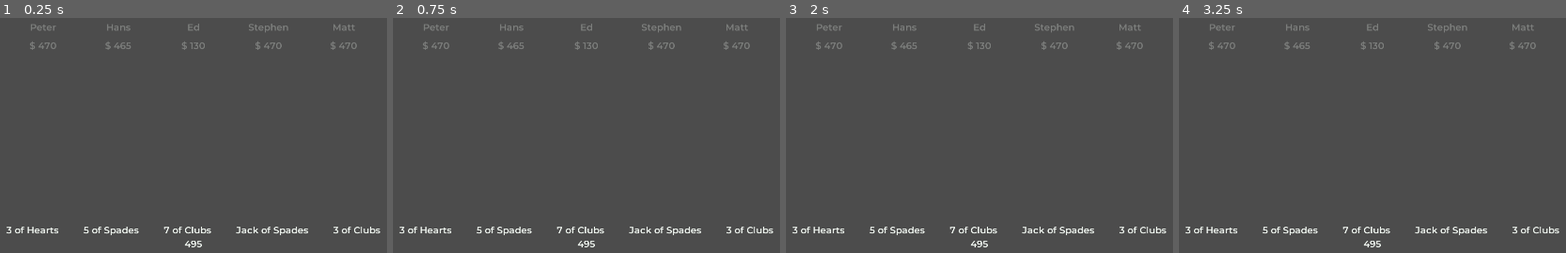
Above: before the commit, frames 1-4 (left to right).
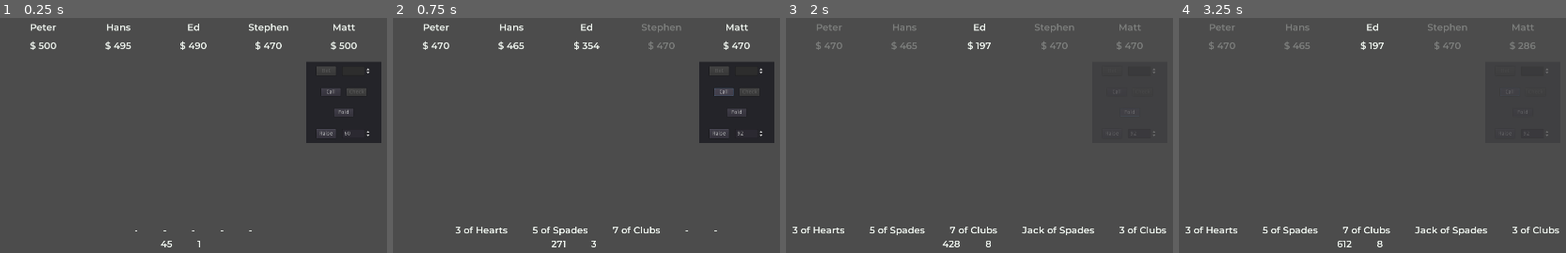
Above: after the commit, the same moments.

Repository: FanuelAnte/Fifty-Two
Game: Godot game, scene res://Scenes/Hold-em.tscn
Two runs of this game, one before a commit and one after it. Both use one fixed random seed, a clock stepped at 60 frames per second and the inputs below.
Inputs (mouse positions are in pixels of both pictures, inside the frame that each line leads up to):
- Up to frame 1 (0.25 s): no input
- Up to frame 2 (0.75 s): click (721, 93) at 0.5 s, where only the run after the commit has a clickable "Call"
- Up to frame 3 (2 s): click (1130, 112) at 1.25 s, where only the run after the commit has a clickable "Fold"
- Up to frame 4 (3.25 s): click (1504, 133) at 2 s, where only the run after the commit has a clickable "Raise"; click (1507, 93) at 2.75 s, where only the run after the commit has a clickable "Call"

The runs differ from the first frame. In frame 1, 8.1% of the frame differs, in the area x 1-99%, y 2-98%; in frame 2, 8.1%; in frame 3, 0.3%; in frame 4, 0.4%.

Commit message:
Old action model

Diff:
--- a/Scenes/Hold-em.gd
+++ b/Scenes/Hold-em.gd
@@ -28,22 +28,35 @@
 		initial_round_bets()
 	elif current_round == 1:
 		print("---------------")
+		print(current_round)
+		print("------")
 		first_round_bets()
 	elif current_round == 2:
 		flop()
 	elif current_round == 3:
 		print("---------------")
+		print(current_round)
+		print("------")
+		Globals.current_bet_amount = 0
 		standard_round_bets()
 	elif current_round == 4:
 		turn_or_river(3)
 	elif current_round == 5:
 		print("---------------")
+		print(current_round)
+		print("------")
+		Globals.current_bet_amount = 0
 		standard_round_bets()
 	elif current_round == 6:
 		turn_or_river(4)
 	elif current_round == 7:
 		print("---------------")
+		print(current_round)
+		print("------")
+		Globals.current_bet_amount = 0
 		standard_round_bets()
+	elif current_round == 8:
+		pass
 
 func initial_round_bets():
 	check_players_status()
@@ -57,13 +70,24 @@
 		player.blind_bet()
 
 func first_round_bets():
-#	Globals.previous_action = "Bet"
+	Globals.previous_action = "Bet"
+
 	check_players_status()
+	Globals.active_player_count = active_player_count
+
+	var action_indexes = []
+
 	for player_index in range(blind_indexes[2], active_player_count):
-		player_list.get_child(player_index).act(current_round)
+		action_indexes.append(player_list.get_child(player_index).get_index())
 
 	for player_index in range(0, blind_indexes[2]):
-		player_list.get_child(player_index).act(current_round)
+		action_indexes.append(player_list.get_child(player_index).get_index())
+
+	for action_index in action_indexes:
+		var current_player = player_list.get_child(action_index)
+		current_player.act(current_round)
+		if current_player.is_player and current_player.is_active:
+			yield(current_player, "just_acted")
 
 	current_round += 1
 	check_round()
@@ -75,12 +99,24 @@
 	check_round()
 
 func standard_round_bets():
+	Globals.previous_action = "-"
+
 	check_players_status()
-	for player_index in range(blind_indexes[1], player_list.get_child_count()):
-		player_list.get_child(player_index).act(current_round)
+	Globals.active_player_count = active_player_count
 
-	for player_index in range(0, blind_indexes[1]):
-		player_list.get_child(player_index).act(current_round)
+	var action_indexes = []
+
+	for player_index in range(blind_indexes[0], player_list.get_child_count()):
+		action_indexes.append(player_list.get_child(player_index).get_index())
+
+	for player_index in range(0, blind_indexes[0]):
+		action_indexes.append(player_list.get_child(player_index).get_index())
+
+	for action_index in action_indexes:
+		var current_player = player_list.get_child(action_index)
+		current_player.act(current_round)
+		if current_player.is_player and current_player.is_active:
+			yield(current_player, "just_acted")
 
 	current_round += 1
 	check_round()
@@ -104,10 +140,11 @@
 
 #This needs to be called at the start of every hand.
 func check_players_status():
-	active_player_count = 0
+	var active_player_count_t = 0
 	for player in player_list.get_children():
 		if player.is_active:
-			active_player_count += 1
+			active_player_count_t += 1
+	active_player_count = active_player_count_t
 
 func create_players():
 	for i in range(1, 6):
@@ -115,12 +152,18 @@
 		player_list.add_child(player)
 		player.create_player()
 
+#	print(player_list.get_child_count())
+
+	randomize()
+	var player_id = randi() % player_list.get_child_count()
+	player_list.get_child(player_id).is_player = true
 
 func _process(delta):
 	pot_lbl.text = str(Globals.pot)
 	round_lbl.text = str(current_round)
 	action_lbl.text = Globals.current_action
 
+
 	flop_card_1.text = Globals.community_cards[0]
 	flop_card_2.text = Globals.community_cards[1]
 	flop_card_3.text = Globals.community_cards[2]
--- a/Scenes/Hold-em.tscn
+++ b/Scenes/Hold-em.tscn
@@ -112,20 +112,18 @@
 
 [node name="PotLbl" type="Label" parent="Table/HBoxContainer"]
 unique_name_in_owner = true
-margin_left = 960.0
-margin_right = 960.0
+margin_left = 896.0
+margin_right = 896.0
 margin_bottom = 31.0
 
 [node name="RoundLbl" type="Label" parent="Table/HBoxContainer"]
 unique_name_in_owner = true
-visible = false
 margin_left = 960.0
 margin_right = 960.0
 margin_bottom = 31.0
 
 [node name="ActionLbl" type="Label" parent="Table/HBoxContainer"]
 unique_name_in_owner = true
-visible = false
-margin_left = 992.0
-margin_right = 992.0
+margin_left = 1024.0
+margin_right = 1024.0
 margin_bottom = 31.0
--- a/Scenes/Player.gd
+++ b/Scenes/Player.gd
@@ -1,9 +1,23 @@
 extends Control
+
+signal action_selected
+signal just_acted
 
 onready var name_lbl = $"%Name"
 onready var cash_lbl = $"%Cash"
 
 onready var hand_lbl = $"%Hand"
+
+onready var actions_panel = $"%Panel"
+onready var bet_amount_spinner = $"%BetAmnt"
+onready var raise_amount_spinner = $"%RaiseAmnt"
+
+onready var bet_btn = $"%BetBtn"
+onready var call_btn = $"%CallBtn"
+onready var check_btn = $"%CheckBtn"
+onready var fold_btn = $"%FoldBtn"
+onready var raise_btn = $"%RaiseBtn"
+
 
 var types = ["", "Dealer", "Small Blind", "Big Blind"]
 
@@ -21,14 +35,17 @@
 
 var is_active = true
 
+var is_player = false
+
 func _ready():
 	pass
 
 func _process(delta):
-	hint_tooltip = types[type] + "\n" + hole[0] + "\n" + hole[1]
+	hint_tooltip = types[type] + "\n" + hole[0] + "\n" + hole[1] + "\n" + str(is_player)
 	name_lbl.text = player_name
 	cash_lbl.text = "$ " + str(cash)
-#	if !is_active:
+	if is_player:
+		actions_panel.show()
 
 func deal_hand():
 	for i in range(2):
@@ -39,51 +56,77 @@
 	deal_hand()
 
 func act(current_round):
-#	yield(get_tree().create_timer(1), "timeout")
-
 	var previous_action = Globals.previous_action
 
-	randomize()
-	if is_active:
-		var hand_rank = rank_hand(current_round)
-
-#		print(hand_rank)
-
-		if current_round == 1:
-#			if hand_rank < 10:
-				var action = actions[aggressive_actions[randi() % aggressive_actions.size()]]
-				if action == "raise_bet":
-					call(action, Globals.current_bet_amount * 2)
-				else:
-					call(action)
-
-		elif current_round == 3 or current_round == 5 or current_round == 7:
-			if hand_rank < 10:
-				if previous_action == "-" or previous_action == "Fold" or previous_action == "Check":
-					bet(randi() % (cash/2) + 5)
-				else:
+#	print(Globals.current_bet_amount)
+
+	if !is_player:
+		randomize()
+		if is_active:
+#			emit_signal("just_acted")
+			if Globals.active_player_count > 1:
+				var hand_rank = rank_hand(current_round)
+
+				print(player_name + " hand rank " + str(hand_rank))
+
+				if current_round == 1:
 					var action = actions[aggressive_actions[randi() % aggressive_actions.size()]]
 					if action == "raise_bet":
 						call(action, Globals.current_bet_amount * 2)
 					else:
 						call(action)
-			else:
+
+				elif current_round == 3 or current_round == 5 or current_round == 7:
+					if hand_rank < 10:
+						if previous_action == "-" or previous_action == "Fold" or previous_action == "Check":
+							bet(randi() % int(cash/2) + 5)
+						else:
+							var action = actions[aggressive_actions[randi() % aggressive_actions.size()]]
+							if action == "raise_bet":
+								if cash >= Globals.current_bet_amount * 2:
+									call(action, Globals.current_bet_amount * 2)
+								else:
+									call(action, cash)
+
+							else:
+								call(action)
+					else:
+						if previous_action == "-" or previous_action == "Fold" or previous_action == "Check":
+							var action = actions[apprehensive_actions[randi() % apprehensive_actions.size()]]
+							call(action)
+						else:
+							fold()
+
+			elif Globals.active_player_count == 1:
+				print(player_name + " wins")
+
+	if is_player:
+		if is_active:
+			if Globals.active_player_count > 1:
 				if previous_action == "-" or previous_action == "Fold" or previous_action == "Check":
-					var action = actions[apprehensive_actions[randi() % apprehensive_actions.size()]]
-					call(action)
+					bet_amount_spinner.min_value = 1
+					bet_amount_spinner.max_value = cash
+					raise_amount_spinner.editable = false
+					call_btn.disabled = true
+					raise_btn.disabled = true
+					bet_btn.disabled = false
+					check_btn.disabled = false
+					bet_amount_spinner.editable = true
 				else:
-					fold()
-
-#		print(current_round)
-#		print(player_name)
-#		print(hand_rank)
-#		print("-----------")
-#		var action = actions[randi() % actions.size()]
-#		Globals.current_action = player_name + ":  " + action
-#		if action == "bet" or action == "raise_bet":
-#			call(action, 30)
-#		else:
-#			call(action)
+					bet_amount_spinner.editable = false
+					raise_amount_spinner.min_value = Globals.current_bet_amount * 2
+					raise_amount_spinner.max_value = cash
+					bet_btn.disabled = true
+					check_btn.disabled = true
+					call_btn.disabled = false
+					raise_btn.disabled = false
+					raise_amount_spinner.editable = true
+
+				yield(self, "action_selected")
+				emit_signal("just_acted")
+
+			elif Globals.active_player_count == 1:
+				print(player_name + " wins")
 
 func rank_hand(current_round):
 	var card_values = []
@@ -378,7 +421,6 @@
 		print(player_name + " Calls " + str(Globals.current_bet_amount))
 	else:
 		fold()
-
 
 func bet(amount):
 	cash -= amount
@@ -420,3 +462,23 @@
 			rank_b = i[0]
 
 	return rank_a < rank_b
+
+func _on_BetBtn_pressed():
+	bet(bet_amount_spinner.value)
+	emit_signal("action_selected")
+
+func _on_CallBtn_pressed():
+	call_bet()
+	emit_signal("action_selected")
+
+func _on_FoldBtn_pressed():
+	fold()
+	emit_signal("action_selected")
+
+func _on_RaiseBtn_pressed():
+	raise_bet(raise_amount_spinner.value)
+	emit_signal("action_selected")
+
+func _on_CheckBtn_pressed():
+	check()
+	emit_signal("action_selected")
--- a/Scenes/Player.tscn
+++ b/Scenes/Player.tscn
@@ -59,3 +59,103 @@
 margin_bottom = 21.0
 custom_fonts/font = SubResource( 1 )
 text = "-"
+
+[node name="Panel" type="Panel" parent="."]
+unique_name_in_owner = true
+visible = false
+margin_left = -32.0
+margin_top = 128.0
+margin_right = 160.0
+margin_bottom = 336.0
+
+[node name="VBoxContainer" type="VBoxContainer" parent="Panel"]
+margin_right = 192.0
+margin_bottom = 208.0
+custom_constants/separation = 32
+alignment = 1
+
+[node name="HBoxContainer" type="HBoxContainer" parent="Panel/VBoxContainer"]
+margin_top = 12.0
+margin_right = 192.0
+margin_bottom = 36.0
+custom_constants/separation = 16
+alignment = 1
+
+[node name="BetBtn" type="Button" parent="Panel/VBoxContainer/HBoxContainer"]
+unique_name_in_owner = true
+margin_left = 26.0
+margin_right = 76.0
+margin_bottom = 24.0
+rect_min_size = Vector2( 50, 20 )
+text = "Bet"
+
+[node name="BetAmnt" type="SpinBox" parent="Panel/VBoxContainer/HBoxContainer"]
+unique_name_in_owner = true
+margin_left = 92.0
+margin_right = 166.0
+margin_bottom = 24.0
+
+[node name="HBoxContainer2" type="HBoxContainer" parent="Panel/VBoxContainer"]
+margin_top = 68.0
+margin_right = 192.0
+margin_bottom = 88.0
+custom_constants/separation = 16
+alignment = 1
+
+[node name="CallBtn" type="Button" parent="Panel/VBoxContainer/HBoxContainer2"]
+unique_name_in_owner = true
+margin_left = 38.0
+margin_right = 88.0
+margin_bottom = 20.0
+rect_min_size = Vector2( 50, 20 )
+text = "Call"
+
+[node name="CheckBtn" type="Button" parent="Panel/VBoxContainer/HBoxContainer2"]
+unique_name_in_owner = true
+margin_left = 104.0
+margin_right = 154.0
+margin_bottom = 20.0
+rect_min_size = Vector2( 50, 20 )
+text = "Check"
+
+[node name="HBoxContainer3" type="HBoxContainer" parent="Panel/VBoxContainer"]
+margin_top = 120.0
+margin_right = 192.0
+margin_bottom = 140.0
+custom_constants/separation = 16
+alignment = 1
+
+[node name="FoldBtn" type="Button" parent="Panel/VBoxContainer/HBoxContainer3"]
+unique_name_in_owner = true
+margin_left = 71.0
+margin_right = 121.0
+margin_bottom = 20.0
+rect_min_size = Vector2( 50, 20 )
+text = "Fold"
+
+[node name="HBoxContainer4" type="HBoxContainer" parent="Panel/VBoxContainer"]
+margin_top = 172.0
+margin_right = 192.0
+margin_bottom = 196.0
+custom_constants/separation = 16
+alignment = 1
+
+[node name="RaiseBtn" type="Button" parent="Panel/VBoxContainer/HBoxContainer4"]
+unique_name_in_owner = true
+margin_left = 26.0
+margin_right = 76.0
+margin_bottom = 24.0
+rect_min_size = Vector2( 50, 20 )
+text = "Raise"
+
+[node name="RaiseAmnt" type="SpinBox" parent="Panel/VBoxContainer/HBoxContainer4"]
+unique_name_in_owner = true
+margin_left = 92.0
+margin_right = 166.0
+margin_bottom = 24.0
+
+[connection signal="pressed" from="Panel/VBoxContainer/HBoxContainer/BetBtn" to="." method="_on_BetBtn_pressed"]
+[connection signal="pressed" from="Panel/VBoxContainer/HBoxContainer2/CallBtn" to="." method="_on_CallBtn_pressed"]
+[connection signal="pressed" from="Panel/VBoxContainer/HBoxContainer2/CheckBtn" to="." method="_on_CheckBtn_pressed"]
+[connection signal="pressed" from="Panel/VBoxContainer/HBoxContainer3/FoldBtn" to="." method="_on_FoldBtn_pressed"]
+[connection signal="pressed" from="Panel/VBoxContainer/HBoxContainer4/RaiseBtn" to="." method="_on_RaiseBtn_pressed"]
--- a/Scenes/globals.gd
+++ b/Scenes/globals.gd
@@ -131,6 +131,8 @@
 
 var pot = 0
 
+var active_player_count = 0
+
 var rng = RandomNumberGenerator.new()
 
 func _ready():
--- a/project.godot
+++ b/project.godot
@@ -24,7 +24,6 @@
 
 window/size/width=1920
 window/size/height=1080
-window/size/resizable=false
 window/size/test_width=1280
 window/size/test_height=720
 window/dpi/allow_hidpi=true
